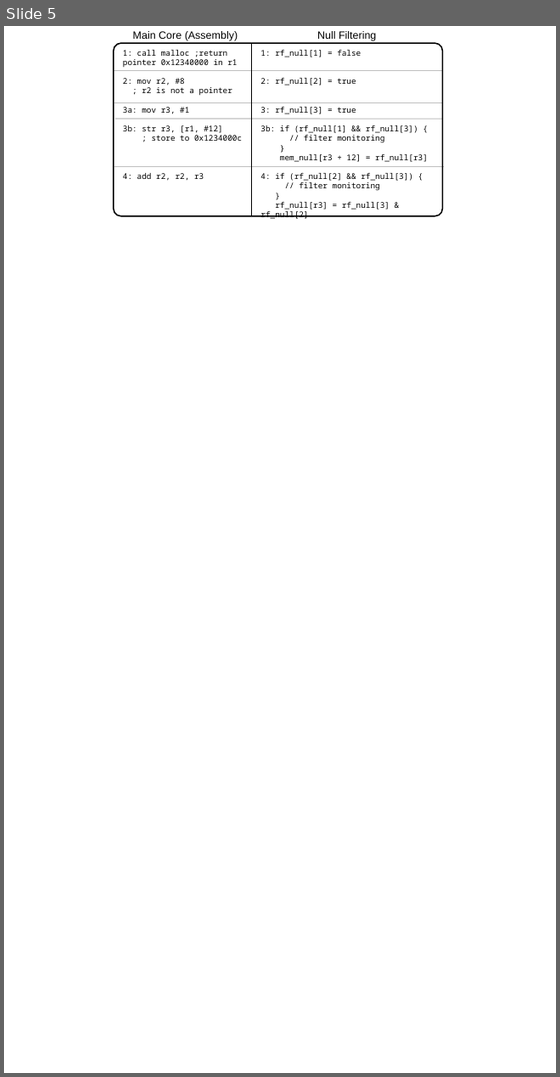
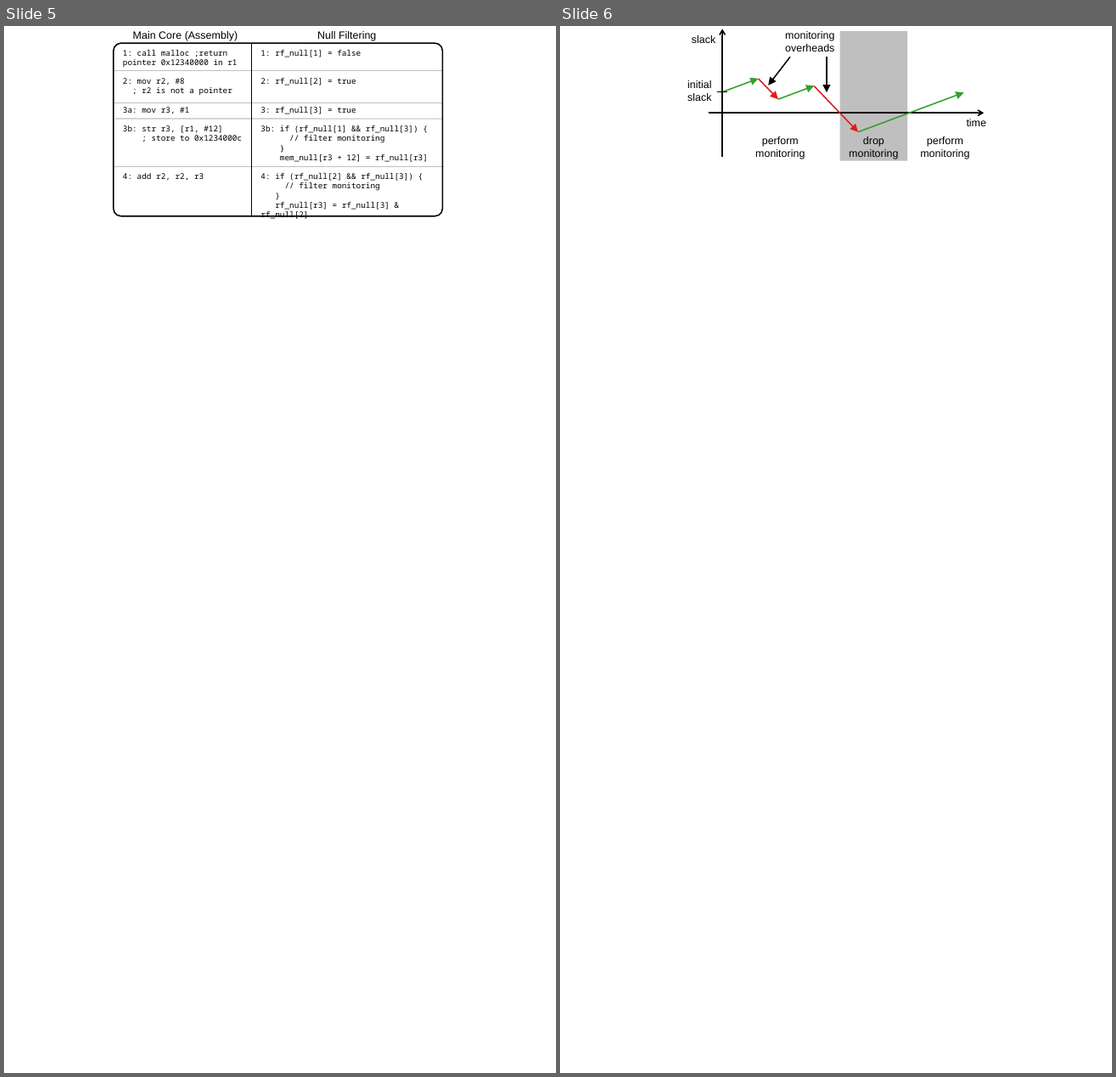
Before and after one commit to dl575/lo_thesis, a slide deck: monitoring_dift_drop/figs_src/diagrams-wide.pptx. Shown side by side, each under a label of ours: slide 5 before the commit, slides 5 and 6 after it. The pictures are 560x1077 and 1116x1077 pixels, drawn with LibreOffice and Linux fonts; fonts in the diff are those of the drawing. Boxes give left, top, right and bottom in pixels: in the first picture for what was removed or moved away, otherwise in the second. Text is boxed around its words. In the diff, an @@ line names an element or a change of style, - is before the commit and + after.

Commit message:
[monitoring_dift_drop] Add policies section.

```diff
--- a/monitoring_dift_drop/figs_src/diagrams-wide.pptx
+++ b/monitoring_dift_drop/figs_src/diagrams-wide.pptx
@@ slide 6 added at (x1=560, y1=26, x2=1112, y2=1073), background #FFFFFF @@
@@ text added at (x1=692, y1=35, x2=716, y2=43), 8 pt, text #000000 @@
+slack
@@ arrow added from (723, 157) to (723, 29), #000000 1 pt @@
@@ text added at (x1=785, y1=31, x2=835, y2=52), 8 pt, text #000000 @@
+monitoring overheads
@@ rectangle added at (x1=840, y1=31, x2=908, y2=160), fill #BFBFBF @@
@@ arrow added from (790, 57) to (768, 85), #000000 1 pt @@
@@ arrow added from (827, 57) to (827, 92), #000000 1 pt @@
@@ text added at (x1=688, y1=80, x2=711, y2=101), 8 pt, text #000000 @@
+initial slack
@@ line added from (727, 91) to (717, 91), #000000 1 pt @@
@@ arrow added from (723, 91) to (758, 79), #33A02C 1 pt @@
@@ arrow added from (758, 79) to (778, 99), #E31A1C 1 pt @@
@@ arrow added from (778, 99) to (814, 86), #33A02C 1 pt @@
@@ arrow added from (814, 86) to (858, 131), #E31A1C 1 pt @@
@@ arrow added from (858, 131) to (964, 92), #33A02C 1 pt @@
@@ arrow added from (709, 113) to (984, 113), #000000 1 pt @@
@@ text added at (x1=967, y1=119, x2=988, y2=126), 8 pt, text #000000 @@
+time
@@ text added at (x1=756, y1=136, x2=805, y2=159), 8 pt, text #000000 @@
+perform monitoring
@@ text added at (x1=849, y1=136, x2=898, y2=159), 8 pt, text #000000 @@
+drop monitoring
@@ text added at (x1=920, y1=136, x2=970, y2=159), 8 pt, text #000000 @@
+perform monitoring
```
Also in this commit, not shown: 3 other slides added, 2 other files.
